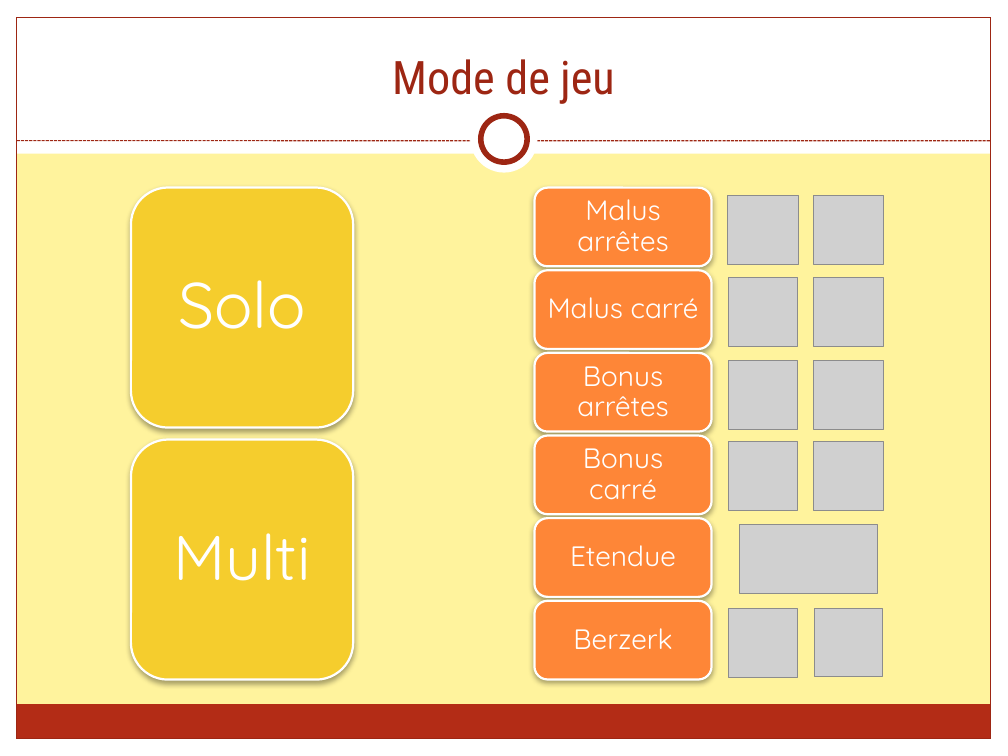
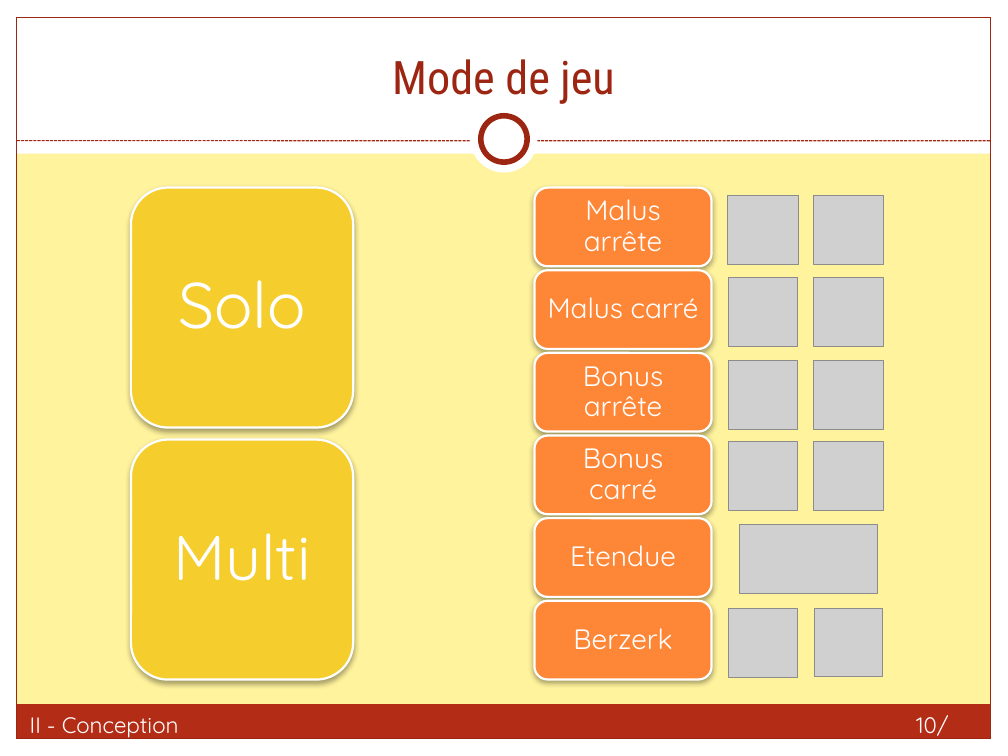
Before and after one commit to FieryWeasel/Picarete, a slide deck: slide 10 of SOURCES/RAPPORTS/Picarete - Presentation.pptx. Drawn at 1008x756 pixels with LibreOffice and Linux fonts; fonts in the diff are those of the drawing; grey boxes stand for pictures. Boxes give left, top, right and bottom in pixels: in the first picture for what was removed or moved away, otherwise in the second. Text is boxed around its words. In the diff, an @@ line names an element or a change of style, - is before the commit and + after.

```diff
--- a/SOURCES/RAPPORTS/Picarete - Presentation.pptx
+++ b/SOURCES/RAPPORTS/Picarete - Presentation.pptx
@@ text at (584,199,662,252): text changed @@
-Malus arrêtes
+Malus arrête
@@ text at (583,366,663,417): text changed @@
-Bonus arrêtes
+Bonus arrête
@@ text added at (30,717,179,738), 16 pt, text #FFFFFF @@
+II - Conception
@@ page number added at (916,715,948,736), 16 pt, text #FFFFFF @@
+10/ 18
```
Also in this commit, not shown: 17 other slides changed, 49 other files.
